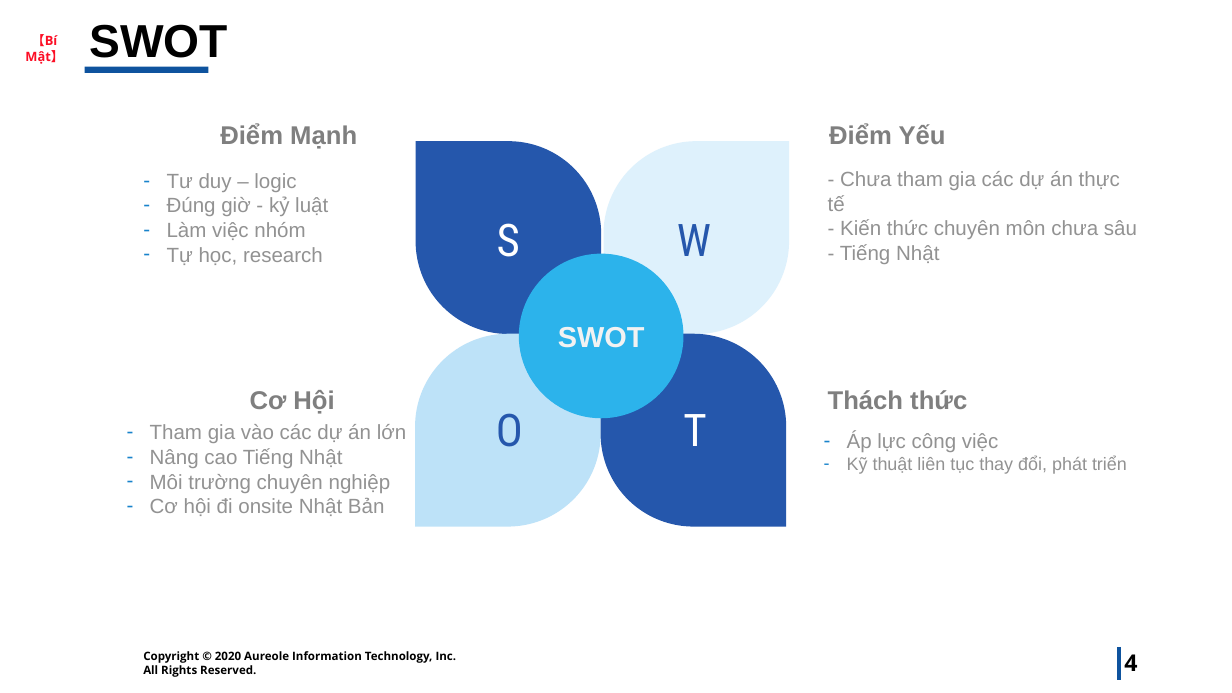
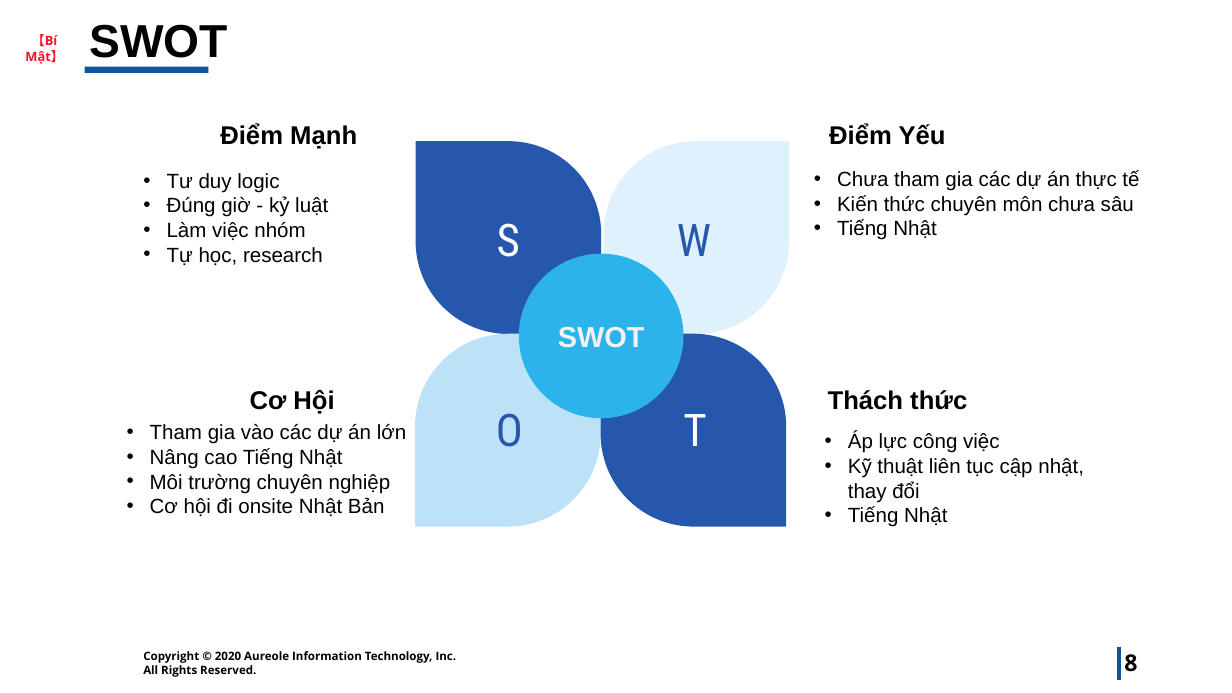
Before and after one commit to cuongdtvt/BOD1, a slide deck: slide 8 of cuongttc.pptx (slide 4 before the commit). Drawn at 1232x693 pixels with LibreOffice and Linux fonts; fonts in the diff are those of the drawing; background and template pictures are left out. Boxes give left, top, right and bottom in pixels: in the first picture for what was removed or moved away, otherwise in the second. Text is boxed around its words. In the diff, an @@ line names an element or a change of style, - is before the commit and + after.

```diff
--- a/cuongttc.pptx
+++ b/cuongttc.pptx
@@ text at (x1=167, y1=173, x2=279, y2=193): text changed; text colour #929292 to #000000 @@
-– Tư duy – logic
+• Tư duy logic
@@ text at (x1=837, y1=170, x2=1139, y2=240): text changed; text colour #929292 to #000000 @@
-- Chưa tham gia các dự án thực tế
-- Kiến thức chuyên môn chưa sâu
-- Tiếng Nhật
+• Chưa tham gia các dự án thực tế
+• Kiến thức chuyên môn chưa sâu
+• Tiếng Nhật
@@ text at (x1=167, y1=196, x2=328, y2=265): text colour #929292 to #000000 in "Đúng giờ - kỷ luật", "Làm việc nhóm", "Tự học, research"; bullet - to • @@
@@ text colour #7F7F7F to #000000 in 4 elements at (x1=220, y1=123, x2=357, y2=149), (x1=250, y1=390, x2=334, y2=414), (x1=829, y1=123, x2=946, y2=145), (x1=828, y1=390, x2=967, y2=410) @@
@@ text "Tham gia vào các dự ..." at (x1=150, y1=424, x2=406, y2=516): text colour #929292 to #000000; bullet - to • @@
@@ text at (x1=848, y1=432, x2=1000, y2=453): text colour #929292 to #000000 in "Áp lực công việc"; bullet - to • @@
@@ text at (x1=848, y1=458, x2=1084, y2=527): text changed; size 28 to 32 pt; text colour #929292 to #000000 @@
-– Kỹ thuật liên tục thay đổi, phát triển
+• Kỹ thuật liên tục cập nhật, thay đổi
+• Tiếng Nhật
@@ page number at (x1=1124, y1=654, x2=1137, y2=672): text changed @@
-4
+8
```
Also in this commit, not shown: 6 other slides changed, 3 slides added, 2 slides removed, 4 other files.
